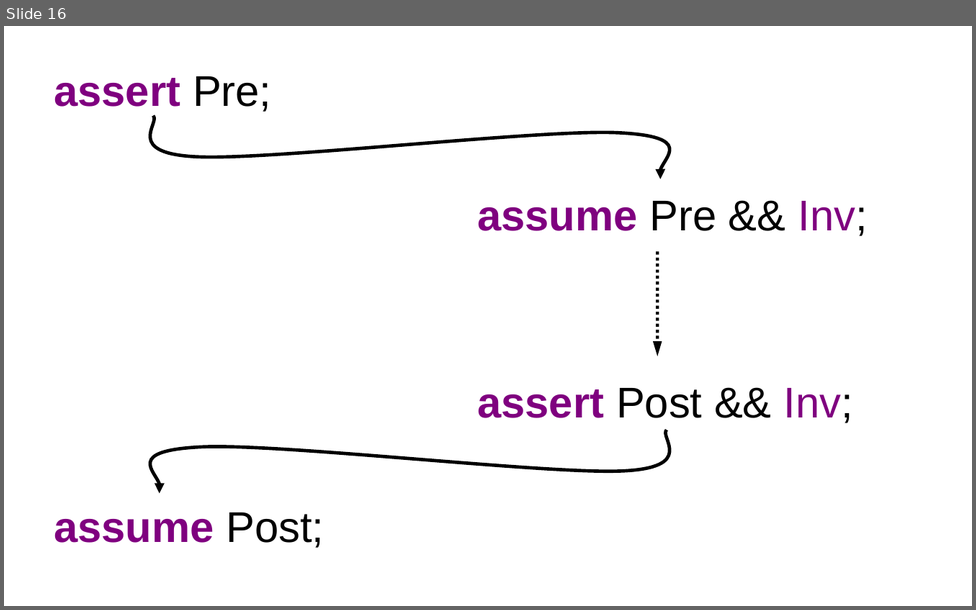
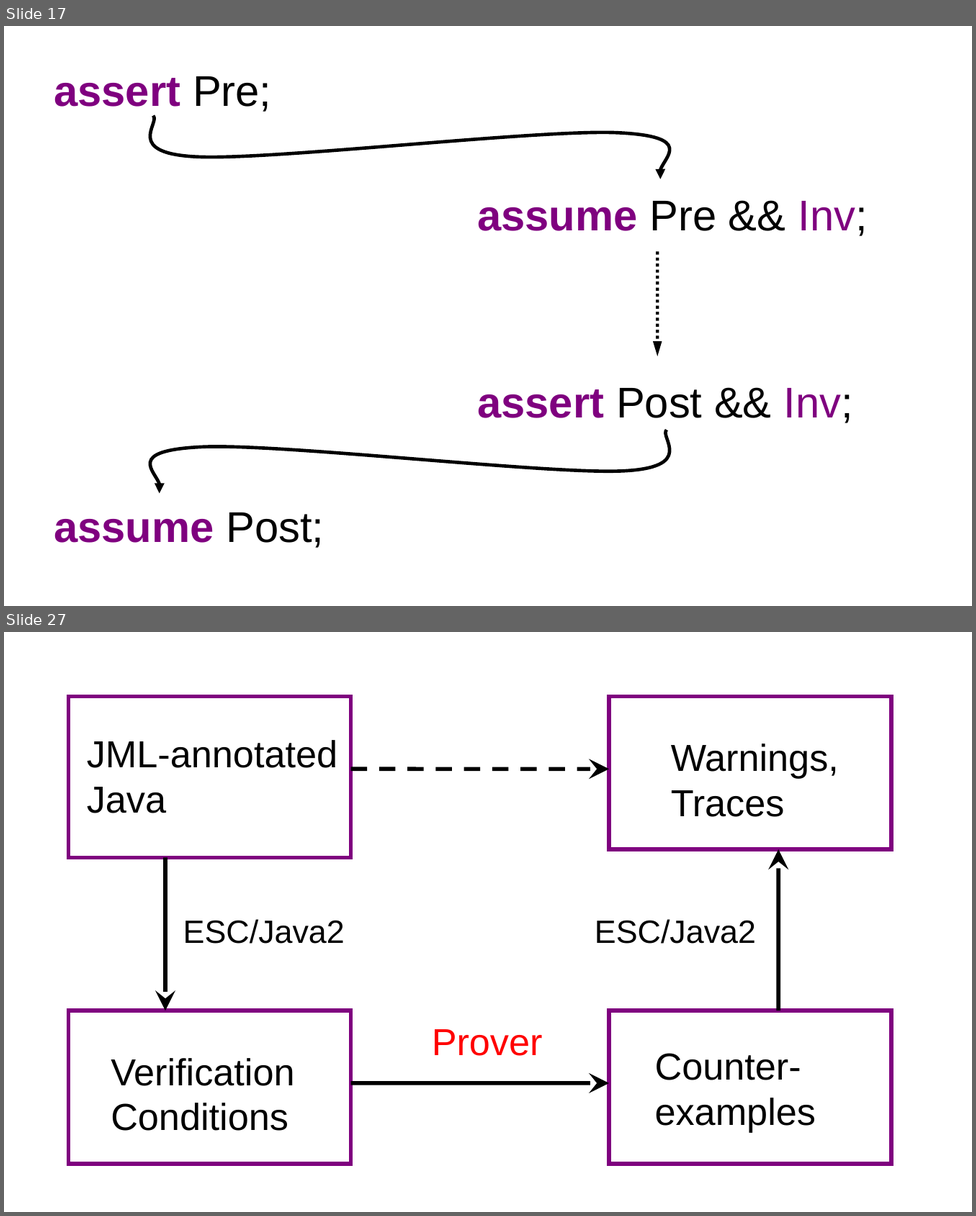
Before and after one commit to GaloisInc/ESCJava2, a slide deck: ESCTools/slides/CAV2007Tutorial/new-diagrams.ppt. Shown one above the other, each under a label of ours: slide 16 before the commit, slides 17 and 27 after it; the slides between them are not shown. The pictures are 976x610 and 976x1216 pixels, drawn with LibreOffice and Linux fonts; fonts in the diff are those of the drawing. Boxes give left, top, right and bottom in pixels: in the first picture for what was removed or moved away, otherwise in the second. Text is boxed around its words. In the diff, an @@ line names an element or a change of style, - is before the commit and + after.

```diff
--- a/ESCTools/slides/CAV2007Tutorial/new-diagrams.ppt
+++ b/ESCTools/slides/CAV2007Tutorial/new-diagrams.ppt
@@ slide 27 added at box(4, 632, 972, 1212), background #FFFFFF @@
@@ rectangle added at box(69, 697, 351, 858), outline #7F007F 3 pt @@
@@ rectangle added at box(609, 697, 891, 849), outline #7F007F 3 pt @@
@@ text added at box(87, 740, 337, 813), 28 pt, text #000000 @@
+JML-annotated
+Java
@@ text added at box(671, 744, 838, 817), 28 pt, text #000000 @@
+Warnings,
+Traces
@@ arrow added from (350, 770) to (609, 770), #000000 3 pt dashed @@
@@ arrow added from (165, 857) to (165, 1011), #000000 3 pt @@
@@ arrow added from (778, 1011) to (778, 849), #000000 3 pt @@
@@ text added at box(183, 919, 345, 944), 24 pt, text #000000 @@
+ESC/Java2
@@ text added at box(594, 919, 756, 944), 24 pt, text #000000 @@
+ESC/Java2
@@ rectangle added at box(69, 1011, 351, 1164), outline #7F007F 3 pt @@
@@ rectangle added at box(609, 1011, 891, 1164), outline #7F007F 3 pt @@
@@ text added at box(432, 1029, 543, 1056), 28 pt, text #FF0000 @@
+Prover
@@ text added at box(111, 1058, 294, 1131), 28 pt, text #000000 @@
+Verification
+Conditions
@@ text added at box(655, 1053, 815, 1132), 28 pt, text #000000 @@
+Counter-
+examples
@@ arrow added from (350, 1084) to (609, 1084), #000000 3 pt @@
@@ what was slide 16 is now slide 17 @@
```
Also in this commit, not shown: 15 slides changed, 2 other slides added, 1 slide removed, 39 other files.
